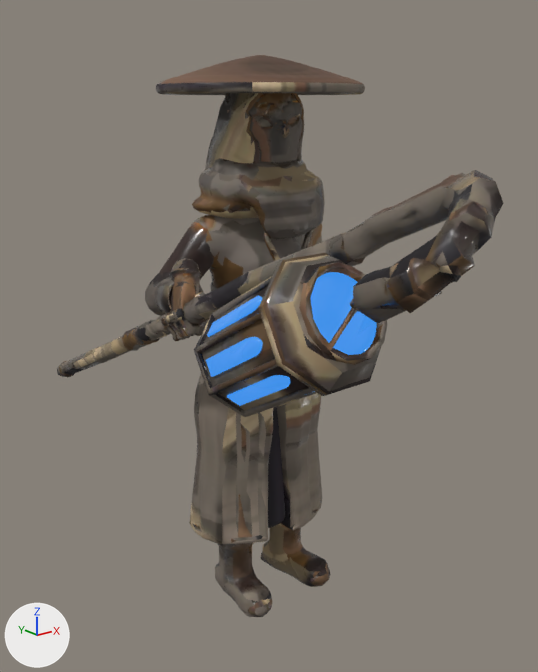
The glTF model games/vale/art/out/fighters/dunsom/dunsom_highrim.glb, before and after one commit.
Rendered twice from a 50 mm lens placed at (-1.659, -2.108, 1.9), pointed at (-0.141, -0.211, 1.141). Every picture has the same lights, and +X, +Y and +Z are marked at lower left. The first picture is the older version. Vertices at exactly the same position are counted once.

The first picture shows 'dunsom_accent', 'dunsom_highrim'.
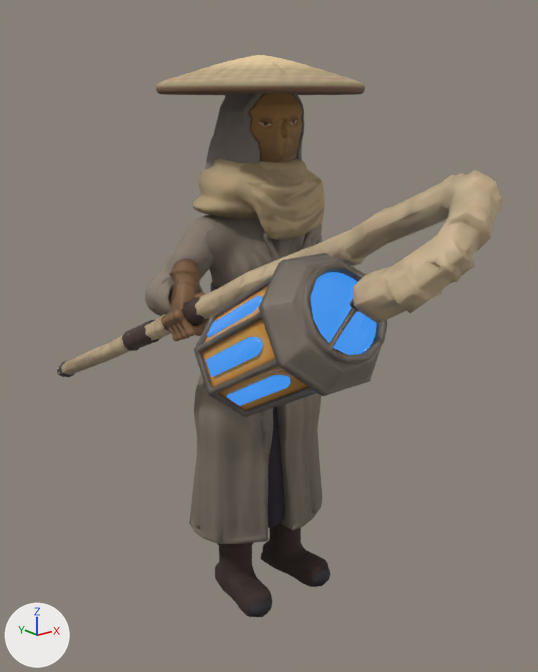
Boxes (x1, y1, x2, y2) around the edits, measured in the pictures (538 x 672 px; the box of a moved part takes in the faces that stretch with it):
part 1 of me_dunsom, moved or reshaped: before (227, 93, 303, 163); after (228, 93, 302, 163)
part 2 of me_dunsom, surface changed: (57, 55, 503, 617) in both

The change, as a list of edits to the scene's bpy script:
```text
Change me_dunsom:
    used by ob_dunsom_highrim; location = (0.0, 0.0, 0.0)
    remove me_dunsom.from_pydata(...)  # 10706 vertices, 21699 faces; spans x -0.84..0.37, y -1.4..1.03, z 0.0..2.05
    add me_dunsom.from_pydata(...)  # 10717 vertices, 21699 faces; spans x -0.84..0.37, y -1.4..1.03, z 0.0..2.05
    me_dunsom part 1: 88 vertices moved within x -0.13..0.09, y -0.14..0.03, z 1.67..1.94; 479 vertices removed from x -0.13..0.1, y -0.14..0.03, z 1.67..1.94; 490 vertices added at x -0.13..0.1, y -0.14..0.03, z 1.67..1.94
    me_dunsom part 2: 19695 kept faces spanning x -0.84..0.37, y -1.4..1.03, z 0.0..2.05 get new texture (UV) coordinates
    other edits to the shape of me_dunsom do not show in these pictures
```
